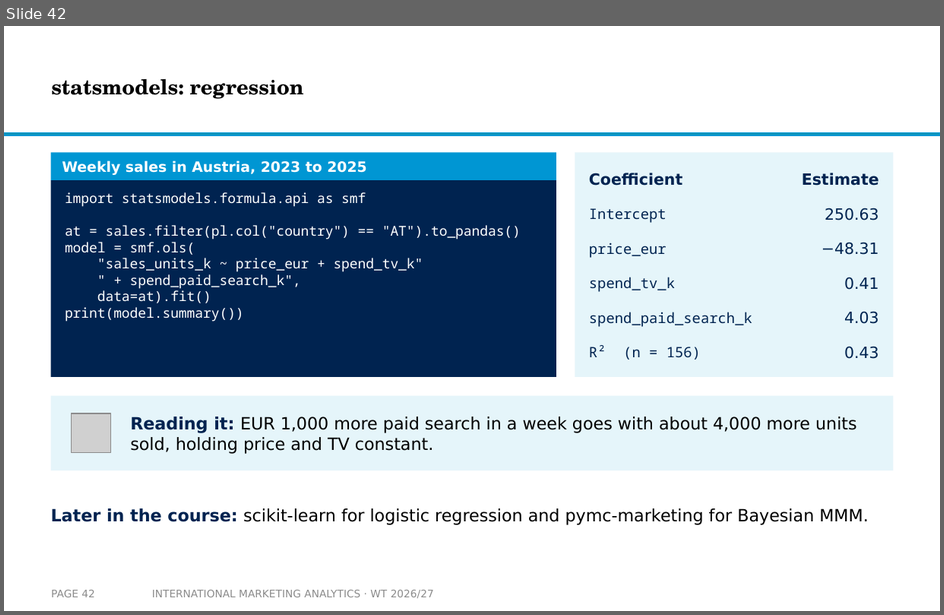
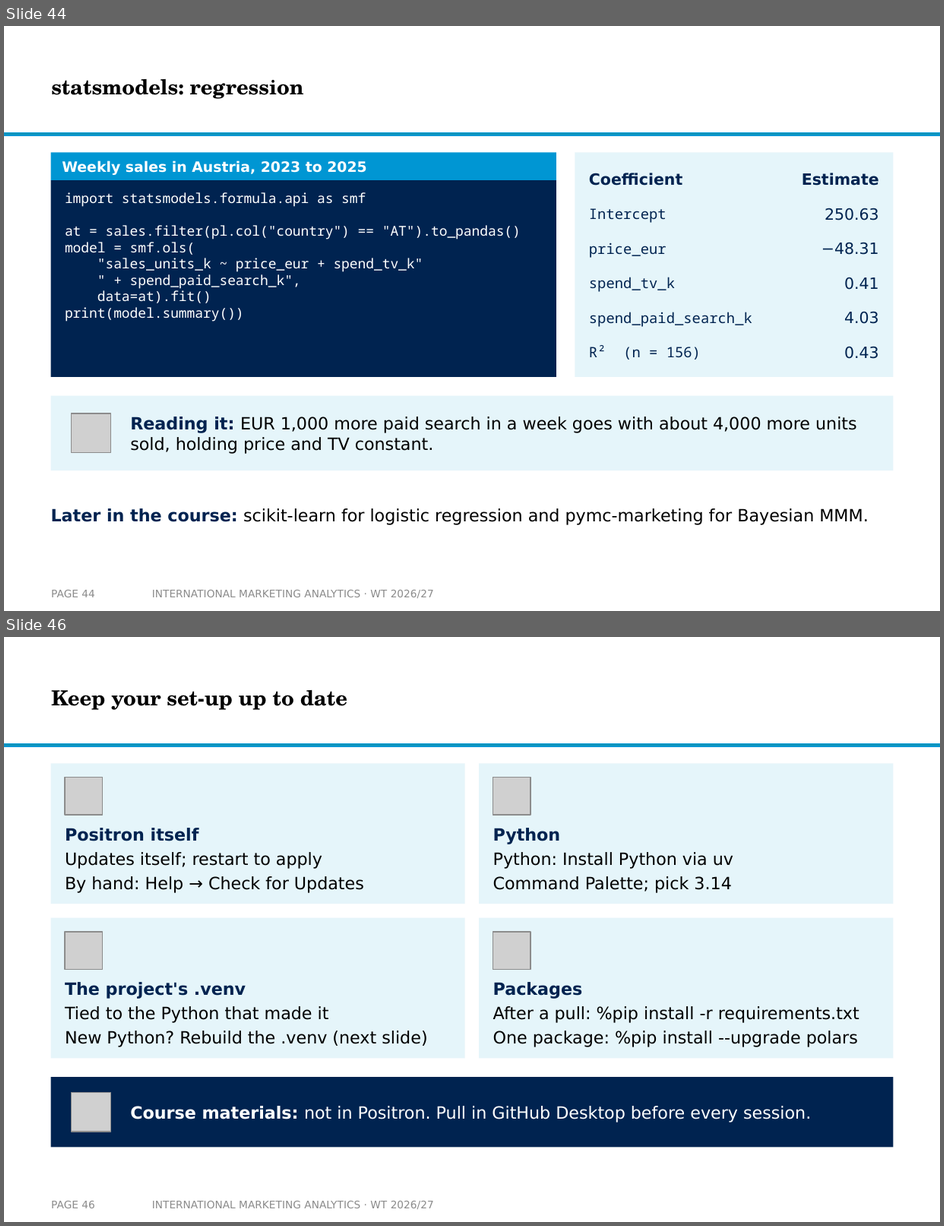
Before and after one commit to arnefloh-wu/International-Marketing-Analytics, a slide deck: slides/01a_setup-and-registration_WT26-27.pptx. Shown one above the other, each under a label of ours: slide 42 before the commit, slides 44 and 46 after it; the slides between them are not shown. The pictures are 944x615 and 944x1226 pixels, drawn with LibreOffice and Linux fonts; fonts in the diff are those of the drawing; grey boxes stand for pictures; background and template pictures are left out. Boxes give left, top, right and bottom in pixels: in the first picture for what was removed or moved away, otherwise in the second. Text is boxed around its words. In the diff, an @@ line names an element or a change of style, - is before the commit and + after.

```diff
--- a/slides/01a_setup-and-registration_WT26-27.pptx
+++ b/slides/01a_setup-and-registration_WT26-27.pptx
@@ slide 46 added at (4, 637, 940, 1222), background #FFFFFF; not listed: 1 template element that a slide beside it also shows @@
@@ title added at (51, 690, 348, 710), 16 pt, text #000000, bold @@
+Keep your set-up up to date
@@ rectangle added at (51, 763, 465, 904), fill #E5F5FA @@
@@ rectangle added at (480, 763, 893, 904), fill #E5F5FA @@
@@ picture added at (65, 778, 102, 815) @@
@@ picture added at (493, 778, 530, 815) @@
@@ text added at (65, 828, 364, 893), 13 pt, text #000000 @@
+Positron itself
+Updates itself; restart to apply
+By hand: Help → Check for Updates
@@ text added at (493, 828, 734, 893), 13 pt, text #000000 @@
+Python
+Python: Install Python via uv
+Command Palette; pick 3.14
@@ rectangle added at (51, 918, 465, 1058), fill #E5F5FA @@
@@ picture added at (65, 932, 102, 969) @@
@@ rectangle added at (480, 918, 893, 1058), fill #E5F5FA @@
@@ picture added at (493, 932, 530, 969) @@
@@ text added at (65, 982, 427, 1047), 13 pt, text #000000 @@
+The project's .venv
+Tied to the Python that made it
+New Python? Rebuild the .venv (next slide)
@@ text added at (493, 982, 860, 1047), 13 pt, text #000000 @@
+Packages
+After a pull: %pip install -r requirements.txt
+One package: %pip install --upgrade polars
@@ rectangle added at (51, 1077, 893, 1147), fill #002350 @@
@@ picture added at (72, 1093, 110, 1133) @@
@@ text added at (130, 1106, 811, 1123), 13 pt, text #FFFFFF @@
+Course materials: not in Positron. Pull in GitHub Desktop before every session.
@@ page number added at (51, 1201, 94, 1209), 8 pt, text #8C8C8C @@
+PAGE 46
@@ text added at (152, 1201, 434, 1209), 8 pt, text #8C8C8C @@
+INTERNATIONAL MARKETING ANALYTICS · WT 2026/27
@@ what was slide 42 is now slide 44 @@
@@ page number at (51, 590, 94, 598): text changed @@
-PAGE 42
+PAGE 44
```
Also in this commit, not shown: 7 slides changed, 4 other slides added, 4 other files.
